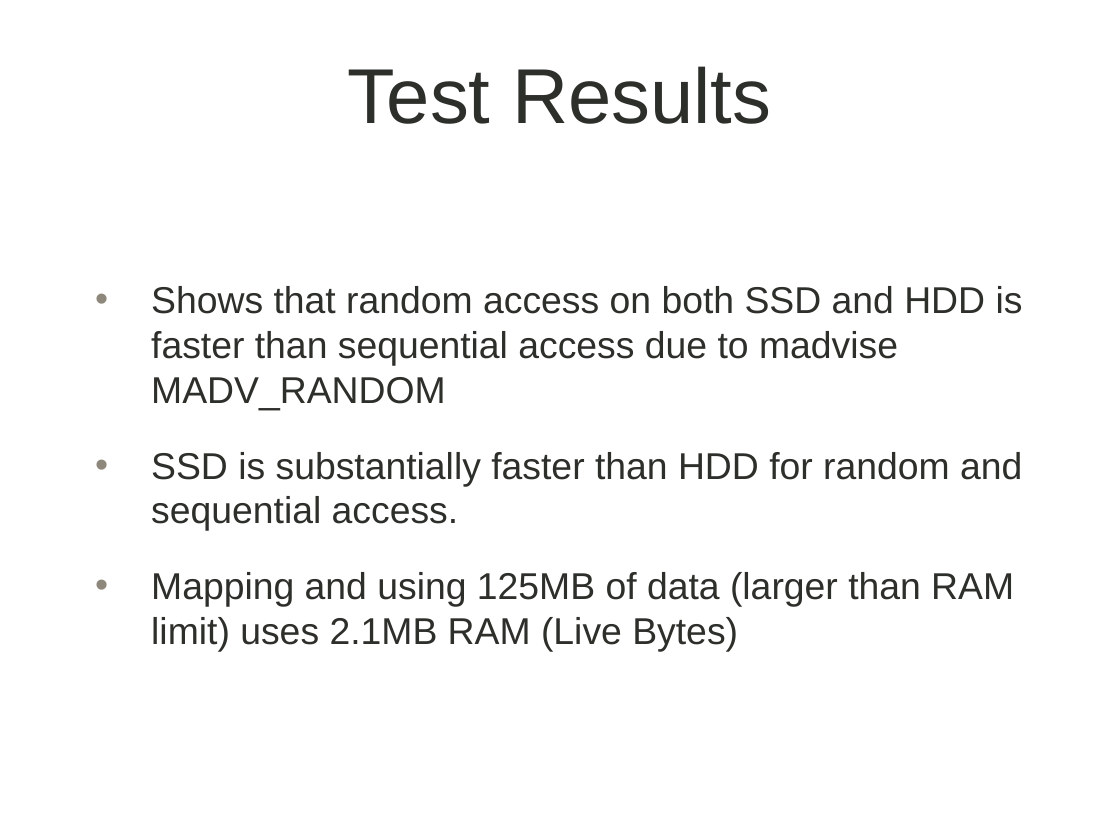
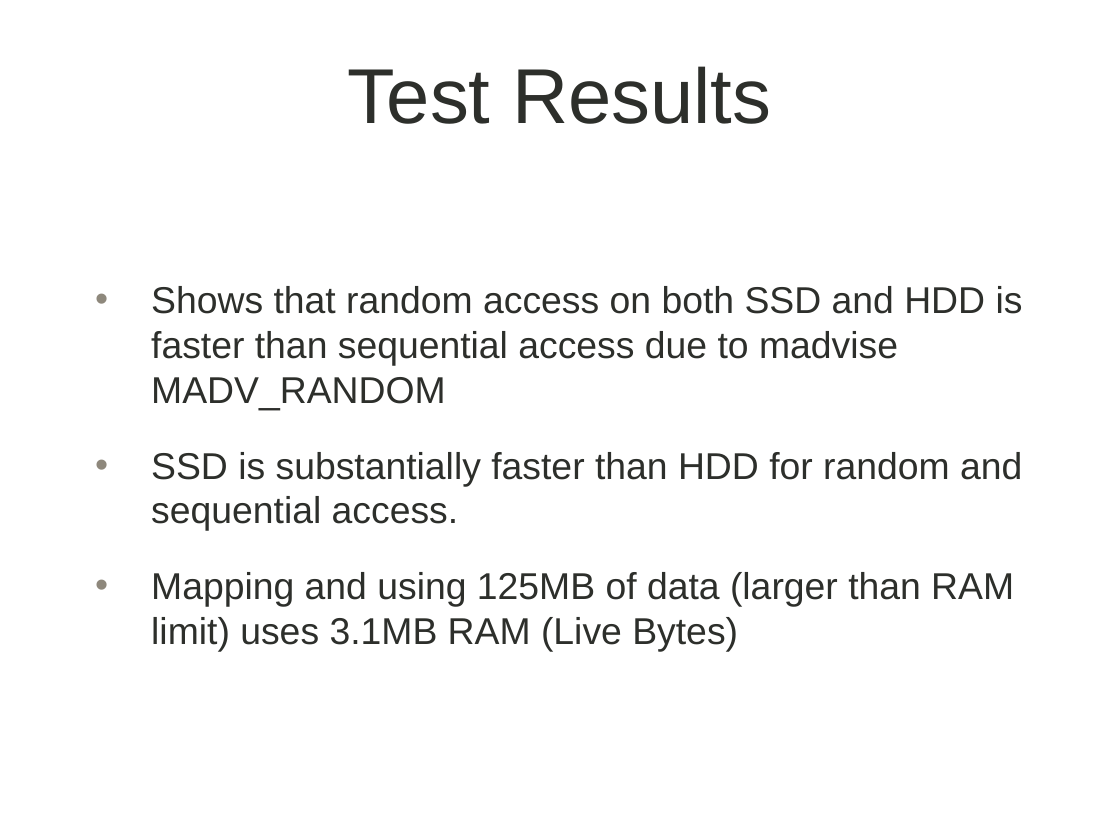
Before and after one commit to jarryddev/Bundle, a slide deck: slide 26 of Thesis/Bundle_Presentation_rev.pptx. Drawn at 1120x840 pixels with LibreOffice and Linux fonts; fonts in the diff are those of the drawing; background and template pictures are left out. Boxes give left, top, right and bottom in pixels: in the first picture for what was removed or moved away, otherwise in the second. Text is boxed around its words. In the diff, an @@ line names an element or a change of style, - is before the commit and + after.

Commit message:
presentation

```diff
--- a/Thesis/Bundle_Presentation_rev.pptx
+++ b/Thesis/Bundle_Presentation_rev.pptx
@@ text at [151,572,1014,652]: text changed @@
-• Mapping and using 125MB of data (larger than RAM limit) uses 2.1MB RAM (Live Bytes)
+• Mapping and using 125MB of data (larger than RAM limit) uses 3.1MB RAM (Live Bytes)
```
Also in this commit, not shown: 2 other slides changed.
